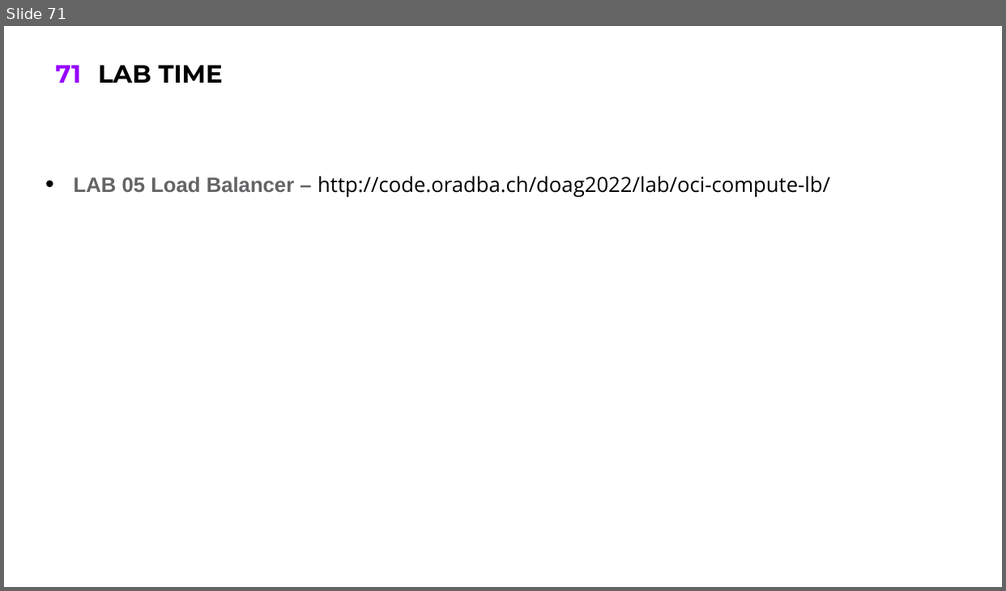
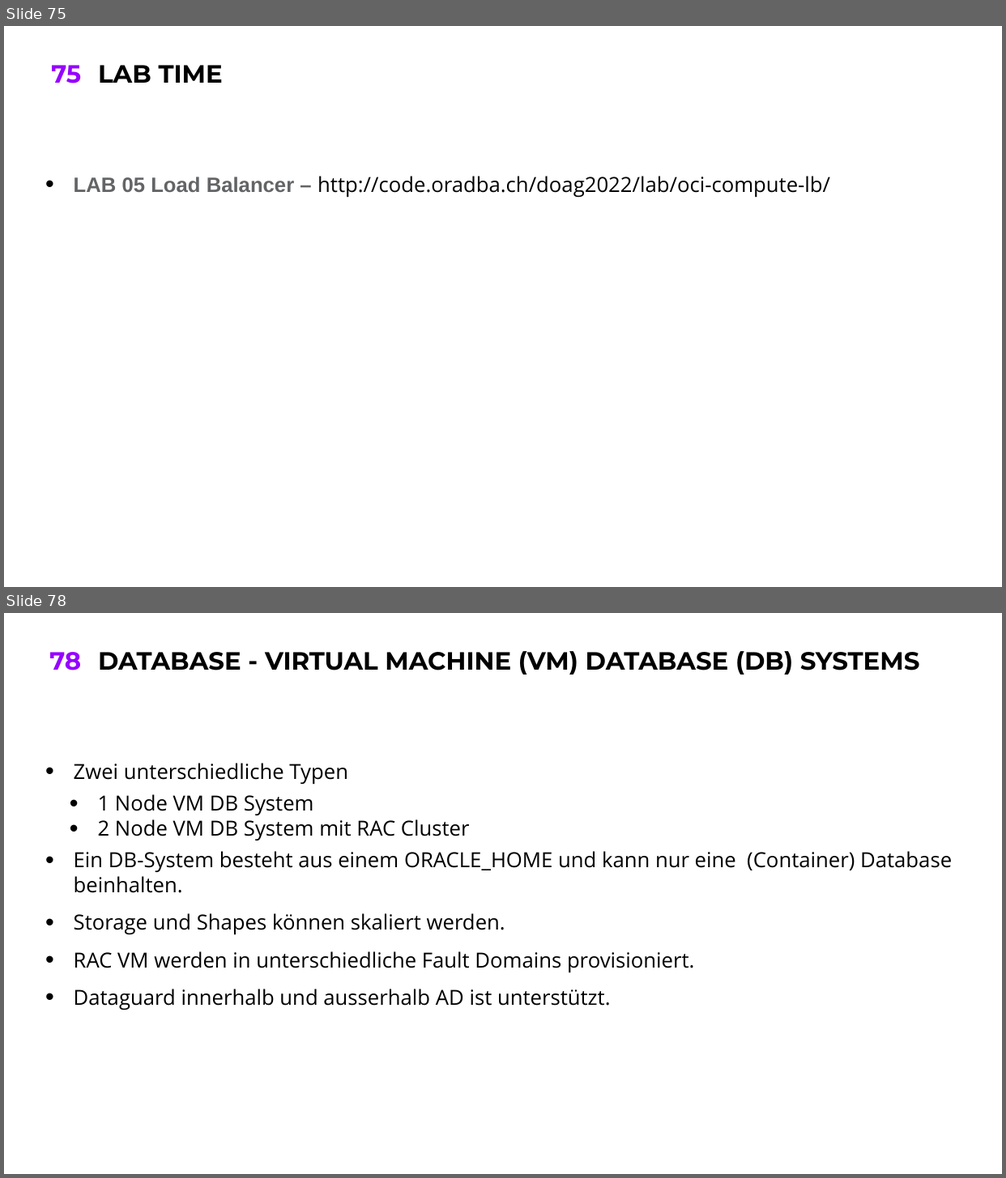
Before and after one commit to oehrlis/doag2022, a slide deck: ppt/02_OCI-Walkthrough.pptx. Shown one above the other, each under a label of ours: slide 71 before the commit, slides 75 and 78 after it; the slides between them are not shown. The pictures are 1006x591 and 1006x1178 pixels, drawn with LibreOffice and Linux fonts; fonts in the diff are those of the drawing; background and template pictures are left out. Boxes give left, top, right and bottom in pixels: in the first picture for what was removed or moved away, otherwise in the second. Text is boxed around its words. In the diff, an @@ line names an element or a change of style, - is before the commit and + after.

```diff
--- a/ppt/02_OCI-Walkthrough.pptx
+++ b/ppt/02_OCI-Walkthrough.pptx
@@ slide 78 added at bbox=[4, 613, 1002, 1174], background #FFFFFF; not listed: 1 template element that a slide beside it also shows @@
@@ title added at bbox=[98, 651, 920, 675], 24 pt, text #000000, bold @@
+DATABASE - VIRTUAL MACHINE (VM) DATABASE (DB) SYSTEMS
@@ text added at bbox=[74, 763, 952, 1010], 20 pt, text #000000 @@
+• Zwei unterschiedliche Typen
+  • 1 Node VM DB System
+  • 2 Node VM DB System mit RAC Cluster
+• Ein DB-System besteht aus einem ORACLE_HOME und kann nur eine (Container) Database beinhalten.
+• Storage und Shapes können skaliert werden.
+• RAC VM werden in unterschiedliche Fault Domains provisioniert.
+• Dataguard innerhalb und ausserhalb AD ist unterstützt.
@@ what was slide 71 is now slide 75 @@
@@ page number at bbox=[51, 65, 81, 84]: text changed @@
-71
+75
```
Also in this commit, not shown: 14 other slides added.
